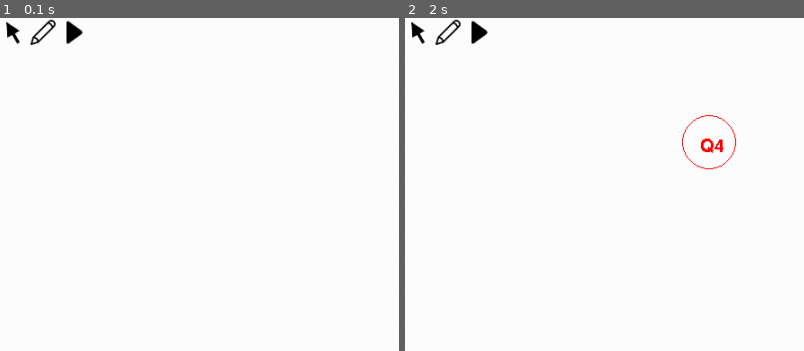
Above: before the commit, frames 1-2 (left to right).
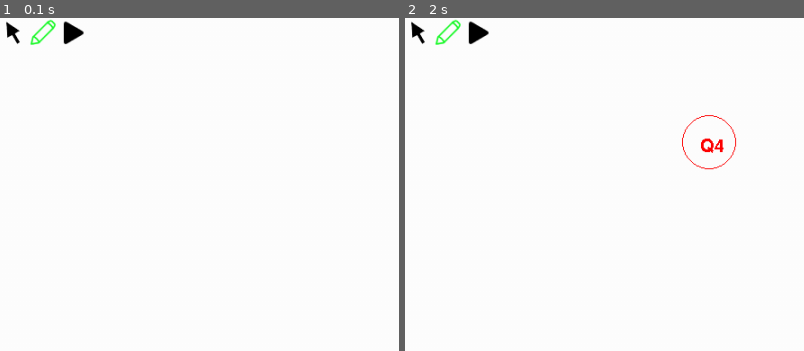
Above: after the commit, the same moments.

Repository: BloodSunSet/PDFA
Game: pygame game, started from PyGameModulePractise.py
Same seed, same stepped clock (60 frames per second), same inputs: the game is played once before the commit and once after it.
Inputs (mouse positions are % of the whole screen's width and height, from its top left):
- Up to frame 1 (0.1 s): no input
- Up to frame 2 (2 s): press the mouse at (29, 55) at 0.37 s; move the mouse to (48, 66) at 0.47 s; release the mouse at (67, 78) at 0.6 s; click (21, 79) at 0.72 s; click (58, 18) at 1.05 s; click (56, 67) at 1.38 s; click (38, 19) at 1.72 s
The pictures show only the part of the screen within x 0-50%, y 0-50%; the shares and areas given below are measured in that part.

The runs differ from the first frame. In frame 1, 0.3% of the frame differs, in the area x 7-22%, y 0-9%; in frame 2, 0.3%.

Commit message:
待完成： 选中改颜色 右键菜单 生成转换表(按钮已生成，待写响应函数)

Diff:
--- a/PyGameModulePractise.py
+++ b/PyGameModulePractise.py
@@ -14,14 +14,7 @@
 
     screen = pygame.display.set_mode(size)
     screen.fill(white)
-    button_rects = menu_bar(screen)  # mouse, pen
-    mouse_rect = button_rects[0]  # left, top, width, height, mouse_button->surface
-    pen_rect = button_rects[1]  # left, top, width, height, pen_button->surface
-    run_rect = button_rects[2]  # left, top, width, height, run_button->surface
-    mouse_surface = mouse_rect[4]
-    pen_surface = pen_rect[4]
-    run_surface = run_rect[4]
-    button_surfaces = mouse_surface, pen_surface, run_surface
+    button_rects = menu_bar(screen)  # mouse, pen, run
 
     circle_number = 0
     circle_radius = 30
@@ -36,31 +29,24 @@
     mouse_movement_for_circle = True
     mouse_movement_for_line = False
 
-    button_animation = False
     change2mouse = False
-    change2pen = False
-    button_status = change2mouse, change2pen
+    run = False
 
     has_circle_motion = False
-    new_mouse_position = ()
-
-    return_mark = False
-    pixel = 2
-    temp_button_surface = ''
-    temp_button_position = 0
 
     font = pygame.font.Font(r'fonts\freesansbold.ttf', 20)
 
     while 1:
-        button_status = change2mouse, change2pen
-
+        # 旧的动画方案
+        """
+        旧的动画方案：
         if button_animation is True:
             for i in range(button_status.__len__()):
                 if button_status[i] is True:
                     temp_button_surface = button_surfaces[i]
                     temp_button_position = i * 32
             button_rect = temp_button_surface.get_rect()
-            button_rect.inflate_ip((-pixel, -pixel))
+            # button_rect.inflate_ip((-pixel, -pixel))
             button_rect.move_ip(temp_button_position, 0)
             screen.blit(temp_button_surface, button_rect)
             if return_mark is False:
@@ -74,21 +60,23 @@
                     button_animation = False
             time.sleep(0.1)
 
+        """
+        flush(screen, circle_list, red, circle_radius, line_list, font, change2mouse, button_rects)
+
         for event in pygame.event.get():
                 if event.type == pygame.QUIT:
                     sys.exit()
                 if event.type == pygame.MOUSEBUTTONDOWN:
                     pos = event.__dict__['pos']  # x, y
                     if event.__dict__['button'] == 1:
-                        if (pos[1] - circle_radius) < (mouse_rect[1] + mouse_rect[3]):
-                            button_animation = True
-                            if mouse_rect[0] <= pos[0] <= (mouse_rect[0] + mouse_rect[2]):
+                        if (pos[1] - circle_radius) < 32:
+                            if button_rects[0][0] <= pos[0] <= (button_rects[0][0] + button_rects[0][2]):
                                 change2mouse = True
-                                change2pen = False
-                            if pen_rect[0] <= pos[0] <= (pen_rect[0] + pen_rect[2]):
-                                change2pen = True
+                            if button_rects[1][0] <= pos[0] <= (button_rects[1][0] + button_rects[1][2]):
                                 change2mouse = False
-                                # TODO:完善画笔动画
+                            if button_rects[2][0] <= pos[0] <= (button_rects[2][0] + button_rects[2][2]):
+                                run = True
+                                # TODO:写状态转换表的生成
                             continue
 
                         if change2mouse is True:
@@ -143,15 +131,8 @@
                     if has_circle_motion is True:
                         new_mouse_position = pygame.mouse.get_pos()
                         circle_list[circle_for_move_i] = (circle_list[circle_for_move_i][0], new_mouse_position)
-                        screen.fill(white)
-                        menu_bar(screen)
-                        for circle in circle_list:
-                            pygame.draw.circle(screen, red, circle[1], circle_radius, 1)
-                            text = font.render(circle[0], 0, red)
-                            screen.blit(text, (circle[1][0] - 10, circle[1][1] - 5))
-                        for line in line_list:
-                            draw_arrow(screen, red, circle_list[line[3]][1], circle_list[line[4]][1],
-                                       get_k(circle_list[line[3]][1], circle_list[line[4]][1]))
+                        flush(screen, circle_list, red, circle_radius, line_list, font, change2mouse, button_rects)
+
         mouse_movement_for_circle = True
 
         pygame.display.flip()
@@ -168,6 +149,19 @@
     pen_rect = pen_button(surface)
     run_rect = run_button(surface)
     return mouse_rect, pen_rect, run_rect
+
+
+def menu_bar_clicked(surface):
+    """
+    加载按下按钮时的切换图片
+    :param surface: 按钮所在平面
+    :return: 光标， 铅笔， 运行的surface
+    """
+
+    run_button_clicked = pygame.image.load('images/运行_clicked.png')
+    mouse_button_clicked = pygame.image.load('images/光标_clicked.png')
+    pen_button_clicked = pygame.image.load('images/铅笔_clicked.png')
+    return mouse_button_clicked, pen_button_clicked, run_button_clicked
 
 
 def mouse_button(surface):
@@ -271,6 +265,52 @@
     return None
 
 
+def flush(screen, circle_list, circle_color, circle_radius, line_list, font, change2mouse, button_rects):
+    """
+    刷新当前界面
+    :param screen: 当前界面
+    :param circle_list: 状态表
+    :param circle_color: 状态圆颜色
+    :param circle_radius: 状态圆半径
+    :param line_list: 箭头颜色
+    :param font: 状态圆字体
+    :return: None
+    """
+
+    screen.fill((255, 255, 255))
+
+    # left, top, width, height, mouse_button->surface
+    mouse_surface = button_rects[0][4]
+    pen_surface = button_rects[1][4]
+    run_surface = button_rects[2][4]
+    button_clicked_surfaces = menu_bar_clicked(screen)
+    mouse_button_clicked = button_clicked_surfaces[0]
+    pen_button_clicked = button_clicked_surfaces[1]
+    run_button_clicked = button_clicked_surfaces[2]
+    button_mouse_rect = mouse_surface.get_rect()
+    button_mouse_rect.move_ip(0, 0)
+    button_pen_rect = pen_surface.get_rect()
+    button_pen_rect.move_ip(33, 0)
+    button_run_rect = run_surface.get_rect()
+    button_run_rect.move_ip(66, 0)
+    if change2mouse is True:
+        screen.blit(mouse_button_clicked, button_mouse_rect)
+        screen.blit(pen_surface, button_pen_rect)
+    else:
+        screen.blit(mouse_surface, button_mouse_rect)
+        screen.blit(pen_button_clicked, button_pen_rect)
+    screen.blit(run_surface, button_run_rect)
+
+    for circle in circle_list:
+        pygame.draw.circle(screen, circle_color, circle[1], circle_radius, 1)
+        text = font.render(circle[0], 0, circle_color)
+        screen.blit(text, (circle[1][0] - 10, circle[1][1] - 5))
+    for line in line_list:
+        draw_arrow(screen, circle_color, circle_list[line[3]][1], circle_list[line[4]][1],
+                   get_k(circle_list[line[3]][1], circle_list[line[4]][1]))
+    return
+
+
 def mouse_action():
     return
 
Binary file added: images/光标_clicked.png
Binary file changed: images/运行.png
Binary file added: images/运行_clicked.png
Binary file added: images/铅笔_clicked.png
